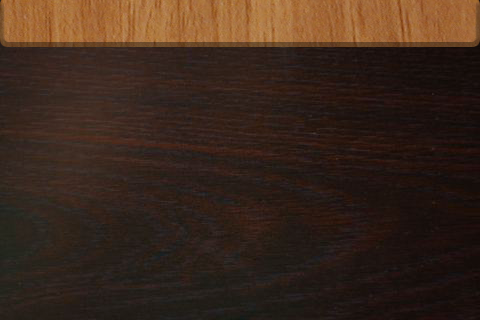
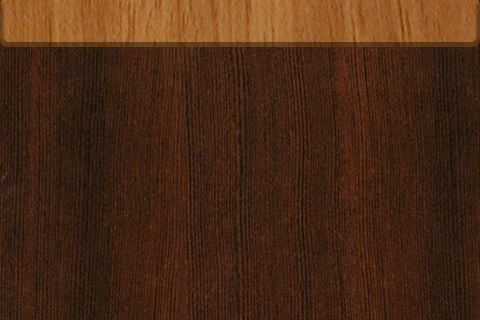
Revision of a layered 480x320 image; what changed, layer by layer:
moved "Layer 2" above "Levels 2" over [left=0, top=0, right=480, bottom=47]
added layer "Layer 3" above "Background" over [left=0, top=0, right=480, bottom=320]
hid "Background" over [left=0, top=0, right=480, bottom=320]
